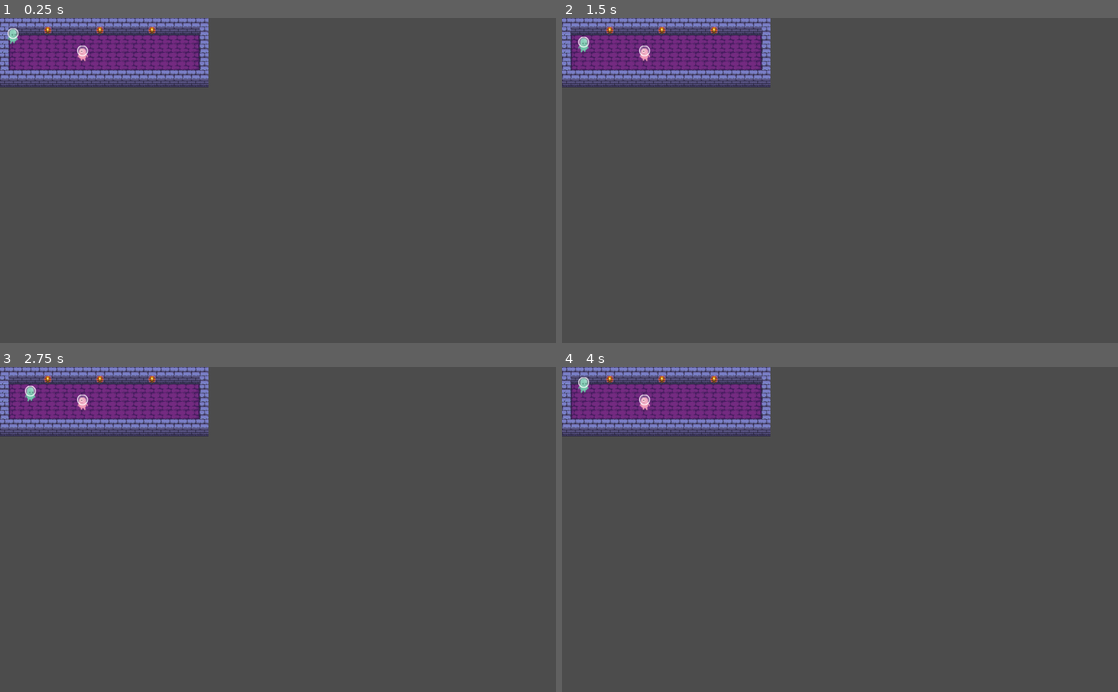
Above: before the commit, frames 1-4 (two rows, left to right).
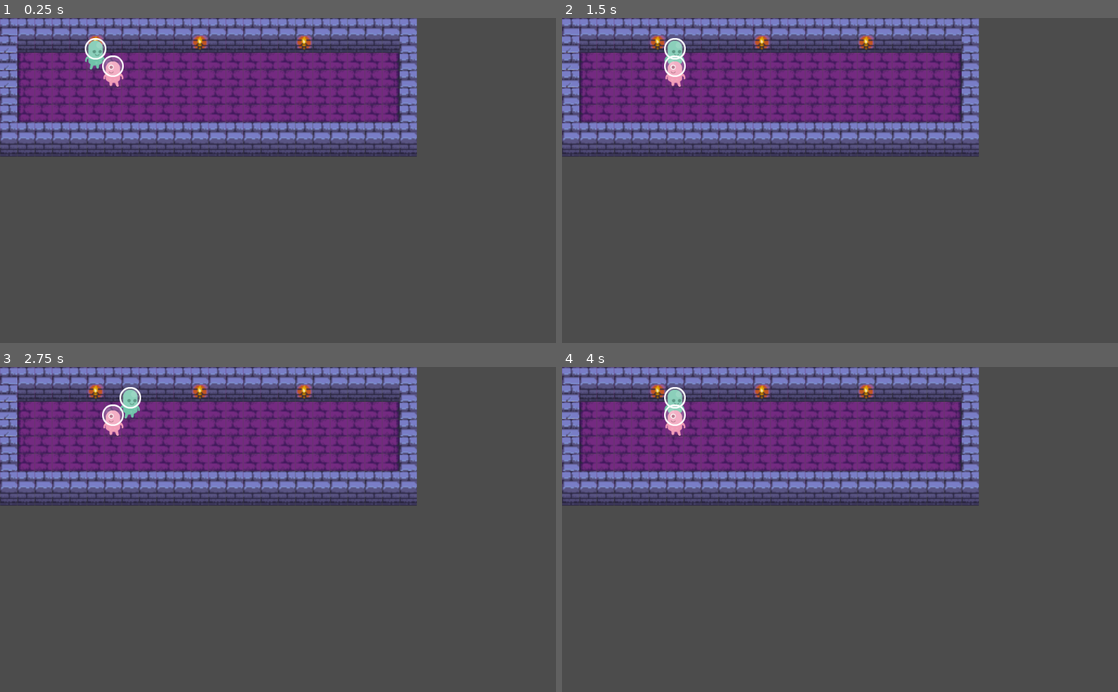
Above: after the commit, the same moments.

Repository: Shoes01/souls-1
Game: Godot game, scene res://Main.tscn
Same seed, same stepped clock (60 frames per second), same inputs: the game is played once before the commit and once after it. Before the commit the project has no main scene; this scene is started directly in both runs.
Inputs:
- Up to frame 1 (0.25 s): no input
- Up to frame 2 (1.5 s): tap Enter at 0.5 s; hold Right (ui_right) 0.53-1.28 s; tap Space at 1.25 s; hold Down (ui_down) from 1.28 s (still down)
- Up to frame 3 (2.75 s): tap Enter at 2 s; release Down (ui_down) at 2.03 s; hold Right (ui_right) from 2.03 s (still down)
- Up to frame 4 (4 s): tap Space at 2.75 s; release Right (ui_right) at 2.78 s; hold Up (ui_up) 2.78-3.53 s; tap Enter at 3.5 s; hold Left (ui_left) from 3.53 s (still down)

The runs differ from the first frame. In frame 1, 29% of the frame differs, in the area x 0-75%, y 0-43%; in frame 2, 29%; in frame 3, 29%; in frame 4, 29%.

Commit message:
Fix issue with export var in Grid resource

Diff:
--- a/Grid.gd
+++ b/Grid.gd
@@ -4,20 +4,23 @@
 # The grid's size in rows and columns.
 export var size := Vector2(300, 300)
 # The size of a cell in pixels.
-export var cell_size := Vector2(16, 16)
+export var cell_size := Vector2(16, 16) setget set_cell_size
 
 var _half_cell_size = cell_size / 2
 
+# Why did adding this setter, but never calling it, actually do anything?
+# Who is calling it?? lol
+func set_cell_size(value: Vector2) -> void:
+	cell_size = value
+	_half_cell_size = value / 2
 
 # Returns the position of a cell's center in pixels.
 func calculate_map_position(grid_position: Vector2) -> Vector2:
 	return grid_position * cell_size + _half_cell_size
 
-
 # Returns the coordinates of the cell on the grid given a position on the map.
 func calculate_grid_coordinates(map_position: Vector2) -> Vector2:
 	return (map_position / cell_size).floor()
-
 
 # Returns true if the `cell_coordinates` are within the grid.
 func is_within_bounds(cell_coordinates: Vector2) -> bool:
--- a/Grid.tres
+++ b/Grid.tres
@@ -4,5 +4,5 @@
 
 [resource]
 script = ExtResource( 1 )
-size = Vector2( 20, 20 )
-cell_size = Vector2( 16, 16 )
+size = Vector2( 30, 30 )
+cell_size = Vector2( 32, 32 )
--- a/Main.tscn
+++ b/Main.tscn
@@ -12,14 +12,13 @@
 script = ExtResource( 3 )
 
 [node name="PC" type="Node2D" parent="Gameboard"]
-position = Vector2( 26, 40 )
+position = Vector2( 179, 68 )
 script = ExtResource( 5 )
 hp = 10
 attack = 5
 
 [node name="Sprite" type="Sprite" parent="Gameboard/PC"]
-position = Vector2( 0, -5 )
-scale = Vector2( 0.5, 0.5 )
+position = Vector2( 0, -10 )
 texture = ExtResource( 1 )
 __meta__ = {
 "_edit_lock_": true
@@ -30,4 +29,4 @@
 [node name="NPCs" type="Node" parent="Gameboard"]
 
 [node name="NPC" parent="Gameboard/NPCs" instance=ExtResource( 4 )]
-position = Vector2( 147, 66 )
+position = Vector2( 223, 108 )
--- a/Map.tscn
+++ b/Map.tscn
@@ -184,12 +184,14 @@
 [node name="Map" type="Node2D"]
 
 [node name="Floor" type="TileMap" parent="."]
+scale = Vector2( 2, 2 )
 tile_set = SubResource( 1 )
 cell_size = Vector2( 16, 16 )
 format = 1
 tile_data = PoolIntArray( 0, 0, 0, 1, 0, 0, 2, 0, 0, 3, 0, 0, 4, 0, 0, 5, 0, 0, 6, 0, 0, 7, 0, 0, 8, 0, 0, 9, 0, 0, 10, …(1777 unchanged characters)…
 
 [node name="Walls" type="TileMap" parent="."]
+scale = Vector2( 2, 2 )
 tile_set = SubResource( 2 )
 cell_size = Vector2( 16, 16 )
 format = 1
--- a/NPC.tscn
+++ b/NPC.tscn
@@ -9,7 +9,6 @@
 attack = 5
 
 [node name="Sprite" type="Sprite" parent="."]
-position = Vector2( 0, -5 )
-scale = Vector2( 0.5, 0.5 )
+position = Vector2( 0, -10 )
 texture = ExtResource( 1 )
 flip_h = true
--- a/project.godot
+++ b/project.godot
@@ -28,17 +28,24 @@
 "class": "Grid",
 "language": "GDScript",
 "path": "res://Grid.gd"
+}, {
+"base": "Node",
+"class": "Soul",
+"language": "GDScript",
+"path": "res://Soul.gd"
 } ]
 _global_script_class_icons={
 "Actor": "",
 "CombatEngine": "",
 "GameBoard": "",
-"Grid": ""
+"Grid": "",
+"Soul": ""
 }
 
 [application]
 
 config/name="Souls-game-1"
+run/main_scene="res://Main.tscn"
 config/icon="res://assets/icon.png"
 
 [physics]
Not shown, added: DESIGN.md
Not shown, changed: TODO.md
